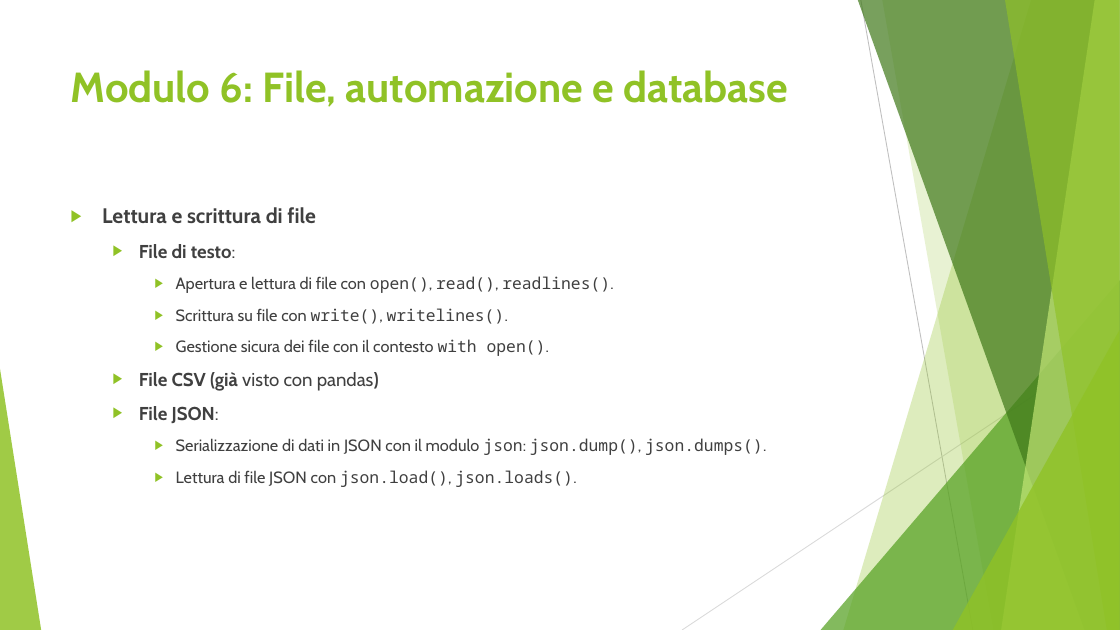
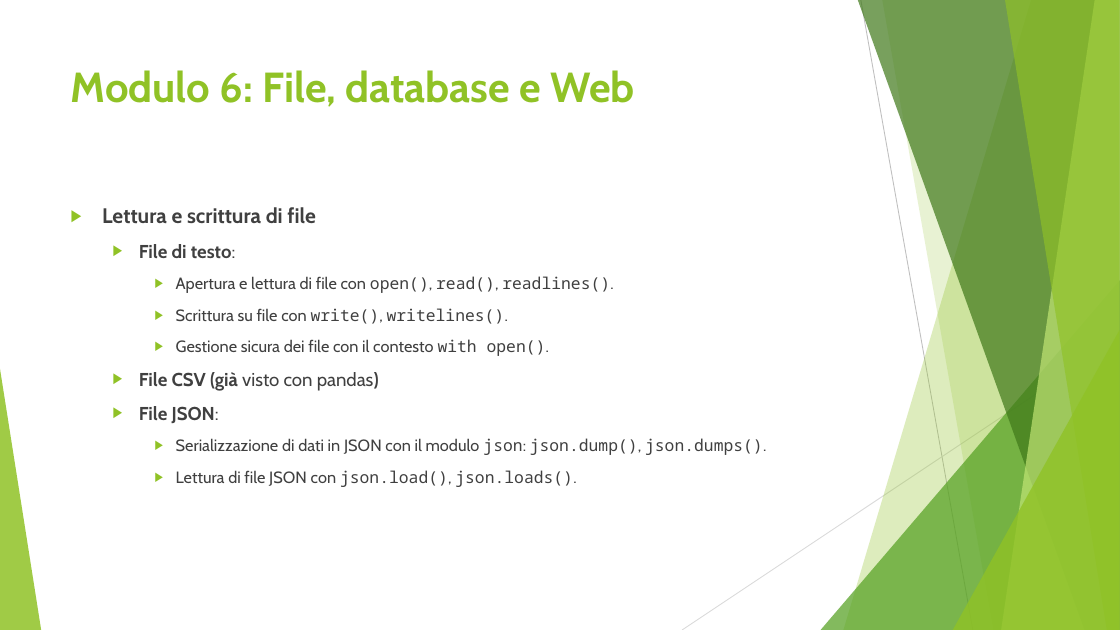
Before and after one commit to giukix/CorsoPython, a slide deck: slide 31 of doc/Corso di Python.pptx. Drawn at 1120x630 pixels with LibreOffice and Linux fonts; fonts in the diff are those of the drawing. Boxes give left, top, right and bottom in pixels: in the first picture for what was removed or moved away, otherwise in the second. Text is boxed around its words. In the diff, an @@ line names an element or a change of style, - is before the commit and + after.

Commit message:
aggiunto modulo web

```diff
--- a/doc/Corso di Python.pptx
+++ b/doc/Corso di Python.pptx
@@ title at box(71, 70, 635, 107): text changed @@
-Modulo 6: File, automazione e database
+Modulo 6: File, database e Web
```
Also in this commit, not shown: 2 other slides changed, 3 other files.
